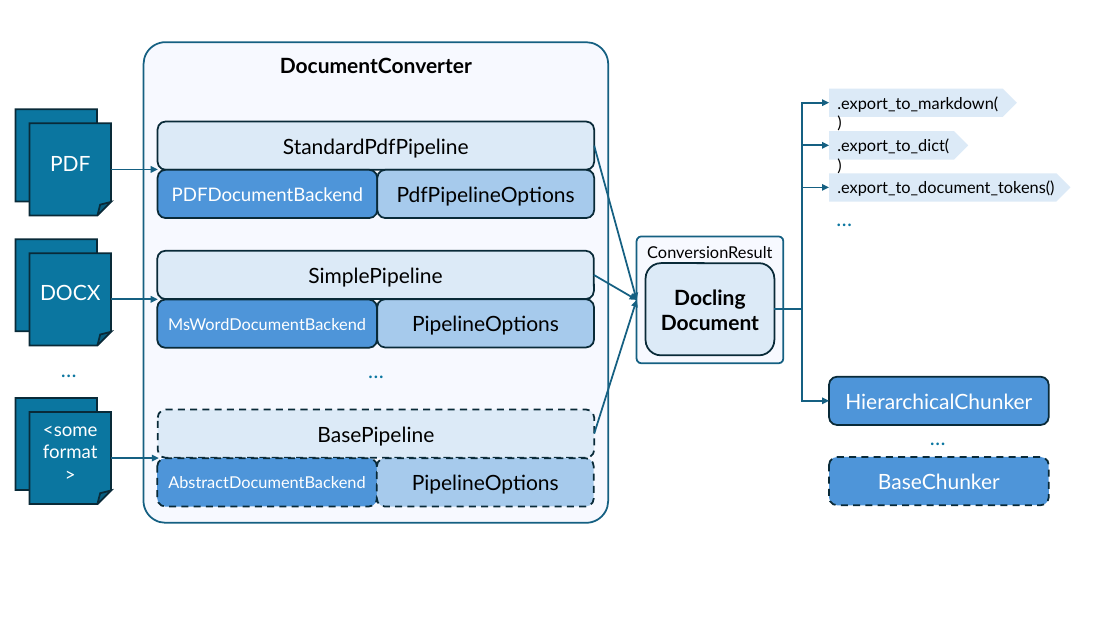
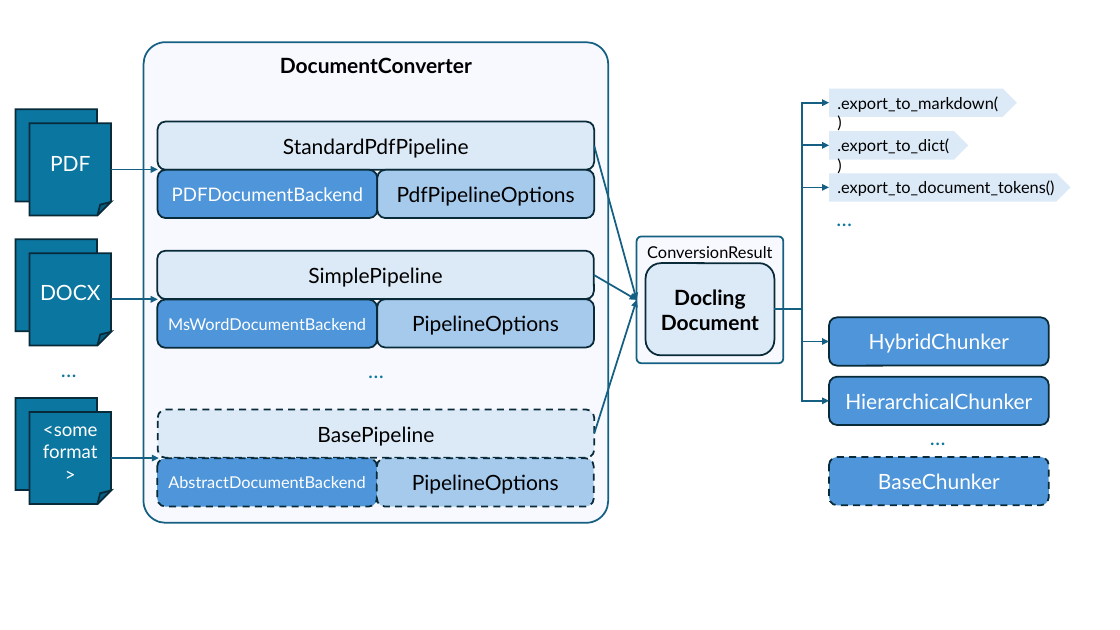
Before and after one commit to DS4SD/docling, a slide deck: slide 1 of docs/assets/docling_arch.pptx. Drawn at 1120x630 pixels with LibreOffice and Linux fonts; fonts in the diff are those of the drawing. Boxes give left, top, right and bottom in pixels: in the first picture for what was removed or moved away, otherwise in the second. Text is boxed around its words. In the diff, an @@ line names an element or a change of style, - is before the commit and + after.

Commit message:
feat: expose new hybrid chunker, update docs (#384)

```diff
--- a/docs/assets/docling_arch.pptx
+++ b/docs/assets/docling_arch.pptx
@@ elbow arrow added from (775, 309) to (829, 342), #156082 1.5 pt @@
@@ rounded rectangle added at bbox=[829, 318, 1049, 365], fill #4E95D9, outline #092A39 1.5 pt, 18 pt, text #FFFFFF @@
+HybridChunker
```
Also in this commit, not shown: 8 other files.
